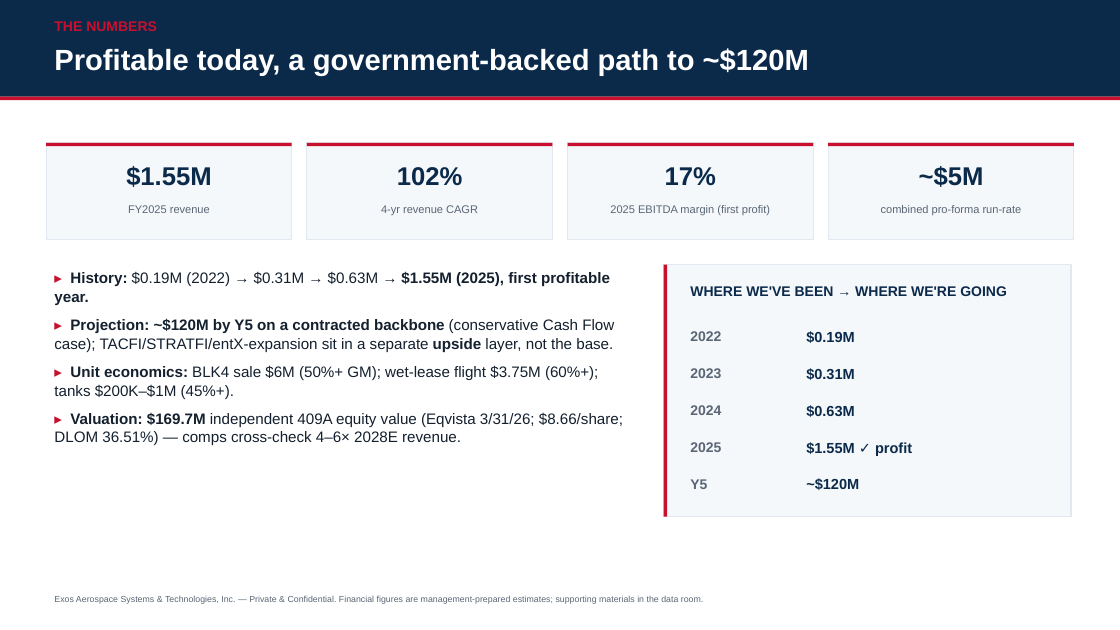
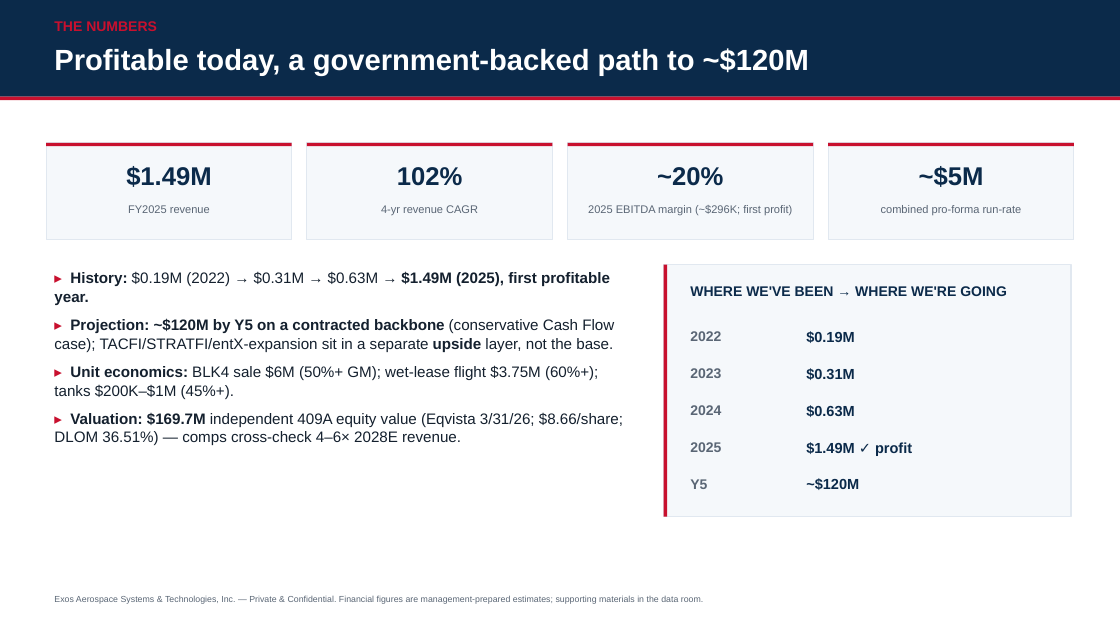
Before and after one commit to ExosAerospace/workspace, a slide deck: slide 12 of data-room/Exos_SeriesA/_CANONICAL/Exos_SeriesA_StrategicDeck_2026-08-13_CURRENT.pptx (slide 11 before the commit). Drawn at 1120x630 pixels with LibreOffice and Linux fonts; fonts in the diff are those of the drawing. Boxes give left, top, right and bottom in pixels: in the first picture for what was removed or moved away, otherwise in the second. Text is boxed around its words. In the diff, an @@ line names an element or a change of style, - is before the commit and + after.

```diff
--- a/data-room/Exos_SeriesA/_CANONICAL/Exos_SeriesA_StrategicDeck_2026-08-13_CURRENT.pptx
+++ b/data-room/Exos_SeriesA/_CANONICAL/Exos_SeriesA_StrategicDeck_2026-08-13_CURRENT.pptx
@@ text at (x1=126, y1=166, x2=211, y2=187): text changed @@
-$1.55M
+$1.49M
@@ text at (x1=657, y1=167, x2=723, y2=186): text changed @@
-17%
+~20%
@@ text at (x1=588, y1=205, x2=792, y2=215): text changed @@
-2025 EBITDA margin (first profit)
+2025 EBITDA margin (~$296K; first profit)
@@ text at (x1=54, y1=271, x2=610, y2=305): text changed @@
-▸ History: $0.19M (2022) → $0.31M → $0.63M → $1.55M (2025), first profitable year.
+▸ History: $0.19M (2022) → $0.31M → $0.63M → $1.49M (2025), first profitable year.
@@ text at (x1=806, y1=442, x2=912, y2=456): text changed @@
-$1.55M ✓ profit
+$1.49M ✓ profit
```
Also in this commit, not shown: 1 other slide changed, 1 slide added, 2 other files.
